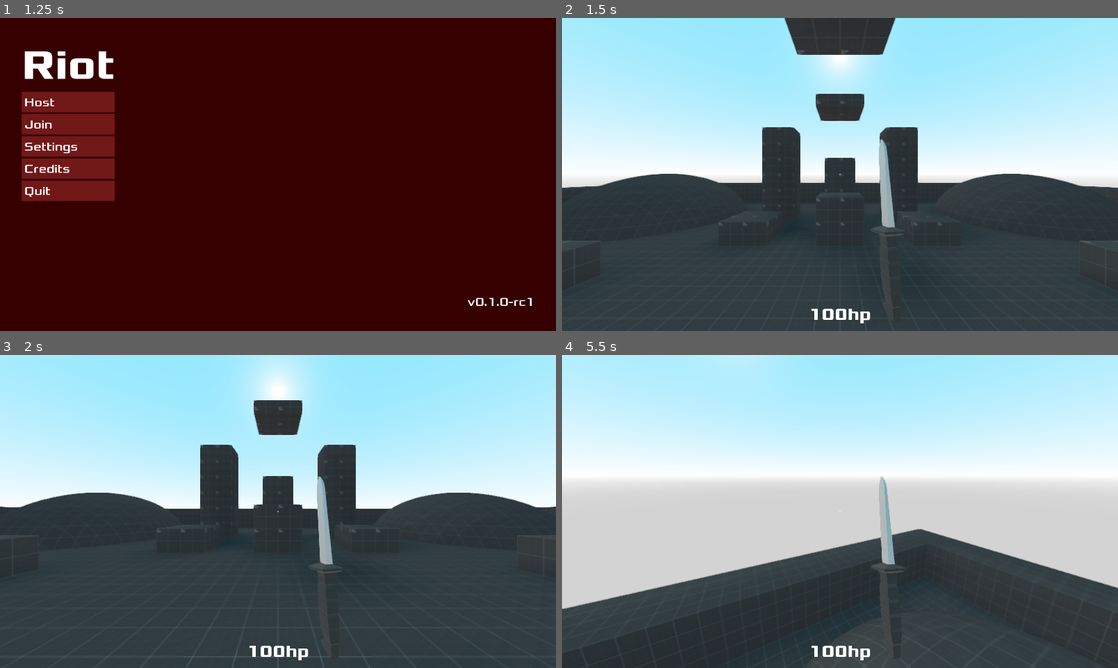
Above: before the commit, frames 1-4 (two rows, left to right).
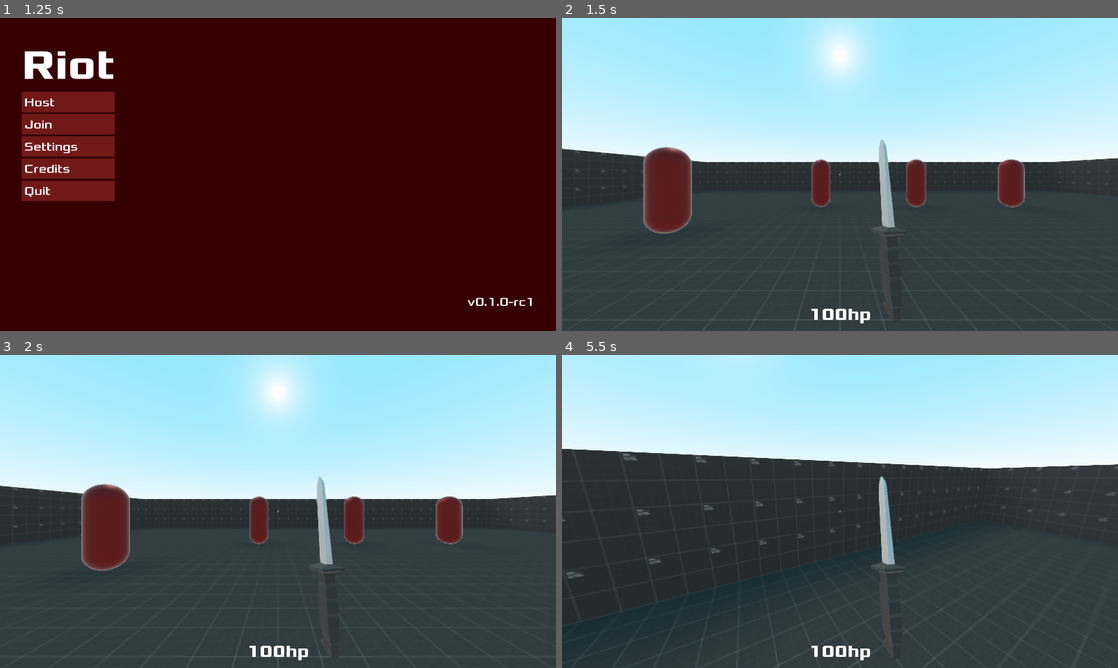
Above: after the commit, the same moments.

Repository: garhow/riot
Game: Godot game, scene res://scenes/main.tscn
Two runs of this game, one before a commit and one after it. Both use one fixed random seed, a clock stepped at 60 frames per second and the inputs below.
Inputs (mouse positions are in pixels of both pictures, inside the frame that each line leads up to):
- Up to frame 1 (1.25 s): tap Enter at 0.5 s; move the mouse to (400, 158) at 0.52 s; hold D (move_right) from 0.53 s (still down); right-click (400, 158) at 0.6 s; click (400, 158) at 0.67 s; tap Space (jump) at 0.77 s
- Up to frame 2 (1.5 s): release D (move_right) at 1.25 s; click "Host" at 1.25 s
- Up to frame 3 (2 s): no input
- Up to frame 4 (5.5 s): tap Space (jump) at 2, 2.27, 3.77, 4.52, 5.27 s; move the mouse to (812, 511) at 2.02 s; hold W (move_forward) from 2.03 s (still down); tap Ctrl (crouch) at 2.1, 5.1 s; move the mouse to (851, 505) at 2.77 s; click (851, 505) at 2.85 s; move the mouse to (834, 517) at 3.52 s; tap Shift (sneak) at 3.6 s; move the mouse to (878, 514) at 4.27 s; right-click (878, 514) at 4.35 s; move the mouse to (795, 508) at 5.02 s

Frame 1 is identical in both runs. In frame 2, 13% of the frame differs, in the area x 0-100%, y 0-100%; in frame 3, 9.2%; in frame 4, 35%, in the area x 0-100%, y 30-100%.

Commit message:
Add the new test_arena map

Diff:
--- a/src/scenes/autoload/game.gd
+++ b/src/scenes/autoload/game.gd
@@ -15,8 +15,9 @@
 ]
 
 var maps : Dictionary = {
-	"test_classic": preload("res://scenes/maps/test/classic.tscn"),
-	"test_practice": preload("res://scenes/maps/test/practice.tscn")
+	"test_arena": load("res://scenes/maps/test/arena.tscn"),
+	"test_classic": load("res://scenes/maps/test/classic.tscn"),
+	"test_practice": load("res://scenes/maps/test/practice.tscn")
 }
 
 func _ready():
--- /dev/null
+++ b/src/scenes/maps/test/arena.tscn
@@ -0,0 +1,187 @@
+[gd_scene load_steps=4 format=2]
+
+[ext_resource path="res://materials/generic/alt_wall.tres" type="Material" id=1]
+[ext_resource path="res://materials/generic/base.tres" type="Material" id=2]
+[ext_resource path="res://materials/generic/alt_base.tres" type="Material" id=3]
+
+[node name="Map" type="Spatial"]
+
+[node name="CSGCombiner" type="CSGCombiner" parent="."]
+snap = 0.0001
+use_collision = true
+
+[node name="Floor" type="CSGBox" parent="CSGCombiner"]
+width = 40.0
+depth = 40.0
+material = ExtResource( 2 )
+
+[node name="Center" type="CSGBox" parent="CSGCombiner"]
+transform = Transform( 1, 0, 0, 0, 1, 0, 0, 0, 1, 0, 4, 0 )
+width = 8.0
+height = 6.0
+depth = 8.0
+material = ExtResource( 1 )
+
+[node name="CSGBox" type="CSGBox" parent="CSGCombiner/Center"]
+transform = Transform( 1, 0, 0, 0, 1, 0, 0, 0, 1, 0, -1, 0 )
+operation = 2
+width = 4.0
+height = 4.0
+depth = 8.0
+material = ExtResource( 1 )
+
+[node name="CSGBox2" type="CSGBox" parent="CSGCombiner/Center"]
+transform = Transform( 1, 0, 0, 0, 1, 0, 0, 0, 1, 0, -1, 0 )
+operation = 2
+width = 8.0
+height = 4.0
+depth = 4.0
+material = ExtResource( 1 )
+
+[node name="Center2" type="CSGBox" parent="CSGCombiner"]
+transform = Transform( 1, 0, 0, 0, 1, 0, 0, 0, 1, 0, 10, 0 )
+width = 8.0
+height = 6.0
+depth = 8.0
+material = ExtResource( 1 )
+
+[node name="CSGBox" type="CSGBox" parent="CSGCombiner/Center2"]
+transform = Transform( 1, 0, 0, 0, 1, 0, 0, 0, 1, 0, -1, 0 )
+operation = 2
+width = 4.0
+height = 4.0
+depth = 8.0
+material = ExtResource( 1 )
+
+[node name="CSGBox2" type="CSGBox" parent="CSGCombiner/Center2"]
+transform = Transform( 1, 0, 0, 0, 1, 0, 0, 0, 1, 0, -1, 0 )
+operation = 2
+width = 8.0
+height = 4.0
+depth = 4.0
+material = ExtResource( 1 )
+
+[node name="Bridge" type="CSGBox" parent="CSGCombiner"]
+transform = Transform( 1, 0, 0, 0, 1, 0, 0, 0, 1, 0, 6.5, 0 )
+width = 40.0
+height = 1.0
+depth = 4.0
+material = ExtResource( 3 )
+
+[node name="CSGBox" type="CSGBox" parent="CSGCombiner/Bridge"]
+operation = 2
+width = 8.0
+depth = 4.0
+material = ExtResource( 3 )
+
+[node name="Bridge2" type="CSGBox" parent="CSGCombiner"]
+transform = Transform( -4.37114e-08, 0, -1, 0, 1, 0, 1, 0, -4.37114e-08, 0, 6.5, 0 )
+width = 40.0
+height = 1.0
+depth = 4.0
+material = ExtResource( 3 )
+
+[node name="CSGBox" type="CSGBox" parent="CSGCombiner/Bridge2"]
+operation = 2
+width = 8.0
+depth = 4.0
+material = ExtResource( 3 )
+
+[node name="Wall" type="CSGBox" parent="CSGCombiner"]
+transform = Transform( 1, 0, 0, 0, 1, 0, 0, 0, 1, 0, 4, 0 )
+width = 40.0
+height = 6.0
+depth = 40.0
+material = ExtResource( 1 )
+
+[node name="CSGBox" type="CSGBox" parent="CSGCombiner/Wall"]
+operation = 2
+width = 36.0
+height = 10.0
+depth = 36.0
+material = ExtResource( 1 )
+
+[node name="Ramp" type="CSGBox" parent="CSGCombiner"]
+transform = Transform( 1, 0, 0, 0, 1, 0, 0, 0, 1, -12, 4, -16 )
+width = 12.0
+height = 6.0
+depth = 4.0
+material = ExtResource( 3 )
+
+[node name="CSGBox" type="CSGBox" parent="CSGCombiner/Ramp"]
+transform = Transform( 0.866025, 0.5, 0, -0.5, 0.866025, 0, 0, 0, 1, 0, 3, 0 )
+operation = 2
+width = 18.0
+height = 6.0
+depth = 4.0
+material = ExtResource( 3 )
+
+[node name="Ramp2" type="CSGBox" parent="CSGCombiner"]
+transform = Transform( 1, 0, 0, 0, 1, 0, 0, 0, 1, -12, 4, 16 )
+width = 12.0
+height = 6.0
+depth = 4.0
+material = ExtResource( 3 )
+
+[node name="CSGBox" type="CSGBox" parent="CSGCombiner/Ramp2"]
+transform = Transform( 0.866025, 0.5, 0, -0.5, 0.866025, 0, 0, 0, 1, 0, 3, 0 )
+operation = 2
+width = 18.0
+height = 6.0
+depth = 4.0
+material = ExtResource( 3 )
+
+[node name="Ramp3" type="CSGBox" parent="CSGCombiner"]
+transform = Transform( -1, 0, -8.74228e-08, 0, 1, 0, 8.74228e-08, 0, -1, 12, 4, 16 )
+width = 12.0
+height = 6.0
+depth = 4.0
+material = ExtResource( 3 )
+
+[node name="CSGBox" type="CSGBox" parent="CSGCombiner/Ramp3"]
+transform = Transform( 0.866025, 0.5, 0, -0.5, 0.866025, 0, 0, 0, 1, 0, 3, 0 )
+operation = 2
+width = 18.0
+height = 6.0
+depth = 4.0
+material = ExtResource( 3 )
+
+[node name="Ramp4" type="CSGBox" parent="CSGCombiner"]
+transform = Transform( -1, 0, -8.74228e-08, 0, 1, 0, 8.74228e-08, 0, -1, 12, 4, -16 )
+width = 12.0
+height = 6.0
+depth = 4.0
+material = ExtResource( 3 )
+
+[node name="CSGBox" type="CSGBox" parent="CSGCombiner/Ramp4"]
+transform = Transform( 0.866025, 0.5, 0, -0.5, 0.866025, 0, 0, 0, 1, 0, 3, 0 )
+operation = 2
+width = 18.0
+height = 6.0
+depth = 4.0
+material = ExtResource( 3 )
+
+[node name="Spawns" type="Spatial" parent="."]
+transform = Transform( 1, 0, 0, 0, 1, 0, 0, 0, 1, 0, 2, 0 )
+
+[node name="Spawn" type="Position3D" parent="Spawns"]
+
+[node name="Spawn2" type="Position3D" parent="Spawns"]
+transform = Transform( 1, 0, 0, 0, 1, 0, 0, 0, 1, -4, 0, 0 )
+
+[node name="Spawn3" type="Position3D" parent="Spawns"]
+transform = Transform( 1, 0, 0, 0, 1, 0, 0, 0, 1, 4, 0, 0 )
+
+[node name="Spawn4" type="Position3D" parent="Spawns"]
+transform = Transform( -4.37114e-08, 0, 1, 0, 1, 0, -1, 0, -4.37114e-08, 1.74846e-07, 0, 4 )
+
+[node name="Spawn5" type="Position3D" parent="Spawns"]
+transform = Transform( -4.37114e-08, 0, 1, 0, 1, 0, -1, 0, -4.37114e-08, -1.74846e-07, 0, -4 )
+
+[node name="Sun" type="DirectionalLight" parent="."]
+transform = Transform( 0.464833, -0.8384, -0.284633, -0.309976, -0.455228, 0.834675, -0.829365, -0.299755, -0.471488, -5.98475, 19.2049, -26.5339 )
+light_color = Color( 0.839216, 0.803922, 0.713726, 1 )
+light_bake_mode = 2
+shadow_enabled = true
+directional_shadow_blend_splits = true
+directional_shadow_max_distance = 512.0
--- a/src/scenes/weapons/shotgun.tscn
+++ b/src/scenes/weapons/shotgun.tscn
@@ -47,7 +47,6 @@
 }
 
 [sub_resource type="ArrayMesh" id=3]
-resource_name = "Pump Handle"
 surfaces/0 = {
 "aabb": AABB( -0.959877, -0.916667, -0.916667, 1.91975, 1.83333, 1.83333 ),
 "array_data": PoolByteArray( 1, 0, 96, 191, 0, 0, 0, 191, 1, 0, 0, 63, 137, 227, 29, 0, 233, 121, 28, 127, 0, 54, 0, 60 …(36828 unchanged characters)…
@@ -62,7 +61,6 @@
 }
 
 [sub_resource type="ArrayMesh" id=4]
-resource_name = "Trigger Guard"
 surfaces/0 = {
 "aabb": AABB( -1.59028, -0.0795705, -1.7619, 3.33316, 0.159151, 2.7619 ),
 "array_data": PoolByteArray( 0, 94, 119, 191, 198, 245, 162, 61, 109, 76, 45, 62, 233, 124, 9, 0, 84, 249, 130, 191, 21 …(24195 unchanged characters)…
@@ -77,7 +75,6 @@
 }
 
 [sub_resource type="ArrayMesh" id=5]
-resource_name = "Trigger"
 surfaces/0 = {
 "aabb": AABB( -0.988351, -0.0905327, -1.19918, 1.46491, 0.181075, 2.12306 ),
 "array_data": PoolByteArray( 42, 10, 8, 191, 42, 105, 185, 61, 243, 4, 53, 191, 0, 127, 0, 0, 127, 0, 0, 129, 0, 0, 0,  …(11839 unchanged characters)…
@@ -92,7 +89,6 @@
 }
 
 [sub_resource type="Animation" id=6]
-resource_name = "Fire"
 length = 0.5
 step = 0.05
 tracks/0/type = "value"
@@ -145,7 +141,6 @@
 }
 
 [sub_resource type="Animation" id=7]
-resource_name = "Pump"
 length = 0.6
 step = 0.05
 tracks/0/type = "value"
--- /dev/null
+++ b/src/shaders/outline.shader
@@ -0,0 +1,136 @@
+// Outline shader by João Marinheiro
+
+shader_type spatial;
+render_mode depth_draw_never, depth_test_disable, unshaded;
+
+uniform float color_outline_scale = 2.0; // Size of color outlines
+uniform float depth_outline_scale = 2.0; // Size of depth outlines
+uniform float depth_threshold : hint_range(0,10) = 2.5; // Controls sensitivity to depth changes (lower values mean more outlines, but more artifacts too)
+uniform float depth_multiplier = 1000.0; // Multiplier for depth values
+uniform float edge_threshold : hint_range(0,1) = 0.04; // General threshold for values to be considered as edges
+uniform float max_edge_alpha : hint_range(0,1) = 0.8; // Max edge alpha, lower values means edges blend more with background
+uniform float edge_alpha_multiplier = 3.0; // General multiplier for edge alpha value, higher values mean harder edges
+
+uniform vec4 edge_color : hint_color = vec4(0,0,0,1); // Outlines color
+uniform sampler2D bgTex : hint_albedo; // BG texture
+
+uniform bool depth_use_laplace = true; // Sets depth edges to use the laplace operator instead of sobel
+uniform bool color_use_laplace = false; // Sets color edges to use the laplace operator instead of sobel
+uniform bool use_bg_texture = false; // Sets shader to use render the BG behind the edges
+
+varying mat4 CAMERA;
+
+void vertex() {
+	POSITION = vec4(VERTEX, 1.0);
+	CAMERA = CAMERA_MATRIX;
+}
+
+float getDepthVal(sampler2D depthTex, vec2 depthUV, mat4 invProjMat) {
+	float depth = texture(depthTex, depthUV).r;
+	return depth;
+}
+
+void fragment() {
+	float halfScaleFloor_c = floor(color_outline_scale * 0.5);
+	float halfScaleCeil_c = ceil(color_outline_scale * 0.5);
+	float halfScaleFloor_d = floor(depth_outline_scale * 0.5);
+	float halfScaleCeil_d = ceil(depth_outline_scale * 0.5);
+	vec2 texelSize = vec2(1.0/VIEWPORT_SIZE.x, 1.0/VIEWPORT_SIZE.y);
+
+	vec2 bottomLeftUV_c = SCREEN_UV - vec2(texelSize.x, texelSize.y) * halfScaleFloor_c;
+	vec2 topRightUV_c = SCREEN_UV + vec2(texelSize.x, texelSize.y) * halfScaleCeil_c;
+	vec2 topUV_c = SCREEN_UV + vec2(0.0, texelSize.y * halfScaleCeil_c);
+	vec2 bottomUV_c = SCREEN_UV + vec2(0.0, -texelSize.y * halfScaleFloor_c);
+	vec2 rightUV_c = SCREEN_UV + vec2(texelSize.x * halfScaleCeil_c, 0.0);
+	vec2 leftUV_c = SCREEN_UV + vec2(-texelSize.x * halfScaleFloor_c, 0.0);
+	vec2 bottomRightUV_c = SCREEN_UV + vec2(texelSize.x * halfScaleCeil_c, -texelSize.y * halfScaleFloor_c);
+	vec2 topLeftUV_c = SCREEN_UV + vec2(-texelSize.x * halfScaleFloor_c, texelSize.y * halfScaleCeil_c);
+	vec2 centerUV_c = SCREEN_UV;
+
+	vec2 bottomLeftUV_d = SCREEN_UV - vec2(texelSize.x, texelSize.y) * halfScaleFloor_d;
+	vec2 topRightUV_d = SCREEN_UV + vec2(texelSize.x, texelSize.y) * halfScaleCeil_d;
+	vec2 topUV_d = SCREEN_UV + vec2(0.0, texelSize.y * halfScaleCeil_d);
+	vec2 bottomUV_d = SCREEN_UV + vec2(0.0, -texelSize.y * halfScaleFloor_d);
+	vec2 rightUV_d = SCREEN_UV + vec2(texelSize.x * halfScaleCeil_d, 0.0);
+	vec2 leftUV_d = SCREEN_UV + vec2(-texelSize.x * halfScaleFloor_d, 0.0);
+	vec2 bottomRightUV_d = SCREEN_UV + vec2(texelSize.x * halfScaleCeil_d, -texelSize.y * halfScaleFloor_d);
+	vec2 topLeftUV_d = SCREEN_UV + vec2(-texelSize.x * halfScaleFloor_d, texelSize.y * halfScaleCeil_d);
+	vec2 centerUV_d = SCREEN_UV;
+
+	float d0 = getDepthVal(DEPTH_TEXTURE, topLeftUV_d, INV_PROJECTION_MATRIX);
+	float d1 = getDepthVal(DEPTH_TEXTURE, topUV_d, INV_PROJECTION_MATRIX);
+	float d2 = getDepthVal(DEPTH_TEXTURE, topRightUV_d, INV_PROJECTION_MATRIX);
+	float d3 = getDepthVal(DEPTH_TEXTURE, leftUV_d, INV_PROJECTION_MATRIX);
+	float d4 = getDepthVal(DEPTH_TEXTURE, centerUV_d, INV_PROJECTION_MATRIX);
+	float d5 = getDepthVal(DEPTH_TEXTURE, rightUV_d, INV_PROJECTION_MATRIX);
+	float d6 = getDepthVal(DEPTH_TEXTURE, bottomLeftUV_d, INV_PROJECTION_MATRIX);
+	float d7 = getDepthVal(DEPTH_TEXTURE, bottomUV_d, INV_PROJECTION_MATRIX);
+	float d8 = getDepthVal(DEPTH_TEXTURE, bottomRightUV_d, INV_PROJECTION_MATRIX);
+
+	float edgeDepth = 0.0;
+	if (depth_use_laplace) {
+		 edgeDepth = (8.0 * d4 - (d0+d1+d2+d3+d5+d6+d7+d8)) * depth_multiplier;
+	}
+	else {
+		float d_sobel_edge_h = (d2 + (2.0*d5) + d8 - (d0 + (2.0*d3) + d6)) / 4.0;
+  		float d_sobel_edge_v = (d0 + (2.0*d1) + d2 - (d6 + (2.0*d7) + d8)) / 4.0;
+		edgeDepth = sqrt((d_sobel_edge_h * d_sobel_edge_h) + (d_sobel_edge_v * d_sobel_edge_v)) * depth_multiplier;
+	}
+
+
+	float depthThreshold = depth_threshold * d0;
+	edgeDepth = smoothstep(depthThreshold-depthThreshold/5.0, depthThreshold, edgeDepth);
+
+	float edgeVal = edgeDepth;
+
+	vec4 n0 = texture(SCREEN_TEXTURE, topLeftUV_c);
+	vec4 n1 = texture(SCREEN_TEXTURE, topUV_c);
+	vec4 n2 = texture(SCREEN_TEXTURE, topRightUV_c);
+	vec4 n3 = texture(SCREEN_TEXTURE, leftUV_c);
+	vec4 n4 = texture(SCREEN_TEXTURE, centerUV_c);
+	vec4 n5 = texture(SCREEN_TEXTURE, rightUV_c);
+	vec4 n6 = texture(SCREEN_TEXTURE, bottomLeftUV_c);
+	vec4 n7 = texture(SCREEN_TEXTURE, bottomUV_c);
+	vec4 n8 = texture(SCREEN_TEXTURE, bottomRightUV_c);
+
+
+	float color_edge;
+
+	if (color_use_laplace) {
+		vec4 laplace_edge = (8.0 * n4 - (n0+n1+n2+n3+n5+n6+n7+n8));
+		color_edge = laplace_edge.r;
+		color_edge += laplace_edge.g;
+    	color_edge +=  laplace_edge.b;
+    	color_edge /= 3.0;
+	}
+	else {
+		vec4 sobel_edge_h = (n2 + (2.0*n5) + n8 - (n0 + (2.0*n3) + n6)) / 4.0;
+		vec4 sobel_edge_v = (n0 + (2.0*n1) + n2 - (n6 + (2.0*n7) + n8)) / 4.0;
+		vec4 sobel = sqrt((sobel_edge_h * sobel_edge_h) + (sobel_edge_v * sobel_edge_v));
+		color_edge = sobel.r;
+		color_edge += sobel.g;
+		color_edge +=  sobel.b;
+		color_edge /= 3.0;
+	}
+
+	edgeVal = max(edgeVal, color_edge);
+
+	if (edgeVal > edge_threshold) {
+		if (use_bg_texture) {
+			ALBEDO = edge_color.rgb * texture(bgTex, SCREEN_UV).rgb;
+		}
+		else {
+			ALBEDO = edge_color.rgb;
+			ALPHA = min(max_edge_alpha,edgeVal * edge_alpha_multiplier);
+		}
+
+	}
+	else {
+		if (use_bg_texture) {
+			ALBEDO = texture(bgTex, SCREEN_UV).rgb;
+		}
+		else {
+			ALPHA = 0.0;
+		}
+	}
+}
--- a/src/shaders/sobel.shader
+++ /dev/null
@@ -1,14 +0,0 @@
-shader_type canvas_item;
-
-void fragment() {
-    vec3 col = -8.0 * texture(TEXTURE, UV).xyz;
-    col += texture(TEXTURE, UV + vec2(0.0, SCREEN_PIXEL_SIZE.y)).xyz;
-    col += texture(TEXTURE, UV + vec2(0.0, -SCREEN_PIXEL_SIZE.y)).xyz;
-    col += texture(TEXTURE, UV + vec2(SCREEN_PIXEL_SIZE.x, 0.0)).xyz;
-    col += texture(TEXTURE, UV + vec2(-SCREEN_PIXEL_SIZE.x, 0.0)).xyz;
-    col += texture(TEXTURE, UV + SCREEN_PIXEL_SIZE.xy).xyz;
-    col += texture(TEXTURE, UV - SCREEN_PIXEL_SIZE.xy).xyz;
-    col += texture(TEXTURE, UV + vec2(-SCREEN_PIXEL_SIZE.x, SCREEN_PIXEL_SIZE.y)).xyz;
-    col += texture(TEXTURE, UV + vec2(SCREEN_PIXEL_SIZE.x, -SCREEN_PIXEL_SIZE.y)).xyz;
-    COLOR.xyz = col;
-}
--- a/src/shaders/toon.shader
+++ /dev/null
@@ -1,209 +0,0 @@
-// Complete Toon Shader by eldskald from godotshaders.com
-
-shader_type spatial;
-render_mode depth_draw_always; // Remove this line if you're not on the transparency pipeline.
-
-uniform vec4 albedo : hint_color = vec4(1.0);
-uniform sampler2D texture_albedo : hint_albedo;
-
-// Diffuse curve. This is, in my opinion, what defines a toon shader. A
-// photo-realistic shader should have a linear curve starting at 0 and
-// finishing at 1, and a toon shader should start at 0 and get to 1 almost
-// instantaneously. The length of this transition is its smoothing, working
-// the same way as the specular and rim light smoothing uniforms. Another
-// common curve is to make it a staircase, which would result in multiple
-// shading bands. Check the video for a more detailed explanation.
-uniform sampler2D diffuse_curve : hint_white;
-
-// Specular light uniforms. Set specular to zero to turn off the effect.
-// The texture map uses the red channel for the specular value, green for amount
-// and blue for smoothness.
-uniform float specular : hint_range(0,1) = 0.5;
-uniform float specular_amount : hint_range(0,1) = 0.5;
-uniform float specular_smoothness : hint_range(0,1) = 0.05;
-uniform sampler2D texture_specular : hint_white;
-
-// Rim light uniforms. Set rim to zero to turn off the effect.
-// The texture map uses the red channel for the rim value, green for rim amount
-// and blue for smoothness.
-uniform float rim : hint_range(0,1) = 0.5;
-uniform float rim_amount : hint_range(0,1) = 0.2;
-uniform float rim_smoothness : hint_range(0,1) = 0.05;
-uniform sampler2D texture_rim : hint_white;
-
-// Roughness and metallic here are only for reflection purposes if you are
-// using SS reflections or want the sky reflected on your material. In most
-// cases you don't want to change those, but you can try them. The surface
-// texture maps the red channel to roughness and the green channel to metallic.
-uniform float metallic : hint_range(0,1) = 0.0;
-uniform float roughness : hint_range(0,1) = 1.0;
-uniform sampler2D texture_surface : hint_white;
-
-// Emission from base code.
-uniform vec4 emission : hint_color = vec4(0.0, 0.0, 0.0, 1.0);
-uniform float emission_energy = 1.0;
-uniform sampler2D texture_emission : hint_black_albedo;
-
-// Normal map from base code.
-uniform float normal_scale : hint_range(-16,16) = 1.0;
-uniform sampler2D texture_normal : hint_normal;
-
-// Depth map from base code.
-uniform float depth_scale = 0.0;
-uniform int depth_min_layers = 8;
-uniform int depth_max_layers = 32;
-uniform bool flip_tangent = false;
-uniform bool flip_binormal = false;
-uniform sampler2D texture_depth : hint_black;
-
-// Ambient occlusion from base code.
-uniform float ao_light_affect: hint_range(0,1) = 0.0;
-uniform sampler2D ao_map : hint_white;
-
-// Anisotropy from base code.
-uniform float anisotropy_ratio: hint_range(-1,1) = 0.0;
-uniform vec3 anisotropy_direction = vec3(0.0, -1.0, 0.0);
-uniform float aniso_map_dir_ratio: hint_range(0,1) = 0.0;
-uniform sampler2D anisotropy_flowmap : hint_aniso;
-
-// Subsurface scattering, from base code.
-uniform float subsurface_scattering : hint_range(0,1) = 0.0;
-uniform sampler2D texture_sss : hint_white;
-
-// Transmission, from base code.
-uniform vec4 transmission : hint_color = vec4(0.0, 0.0, 0.0, 1.0);
-uniform sampler2D texture_transmission : hint_black;
-
-// Refraction from base code.
-uniform float refraction : hint_range(-16,16) = 0.00;
-const vec4 refraction_texture_channel = vec4(1.0, 0.0, 0.0, 0.0); // Refraction channel is set to red.
-uniform sampler2D texture_refraction;
-
-// UV scale and offset from base code.
-uniform vec2 uv_scale = vec2(1,1);
-uniform vec2 uv_offset = vec2(0,0);
-
-
-
-// Vertex function to deal with UV scale and offset, straight out of base code.
-void vertex() {
-	UV = UV * uv_scale.xy + uv_offset.xy;
-}
-
-
-
-void fragment() {
-	vec2 base_uv = UV;
-
-	// Depth from base code, with deep parallax enabled. Slightly modified so that
-	// black are deeps and white are peaks, as well as turning depth flip into bools.
-	// It is very intense on the GPU, so keep depth scale at zero to turn this off.
-	if (depth_scale != 0.0) {
-		vec2 depth_flip = vec2(flip_tangent ? -1.0 : 1.0, flip_binormal ? -1.0 : 1.0);
-		vec3 view_dir = normalize(normalize(-VERTEX)*mat3(TANGENT*depth_flip.x,-BINORMAL*depth_flip.y,NORMAL));
-		float num_layers = mix(float(depth_max_layers),float(depth_min_layers), abs(dot(vec3(0.0, 0.0, 1.0), view_dir)));
-		float layer_depth = 1.0 / num_layers;
-		float current_layer_depth = 0.0;
-		vec2 P = view_dir.xy * depth_scale;
-		vec2 delta = P / num_layers;
-		vec2  ofs = base_uv;
-		float depth = 1.0 - textureLod(texture_depth, ofs,0.0).r;
-		float current_depth = 0.0;
-		while(current_depth < depth) {
-			ofs -= delta;
-			depth = 1.0 - textureLod(texture_depth, ofs,0.0).r;
-			current_depth += layer_depth;
-		}
-		vec2 prev_ofs = ofs + delta;
-		float after_depth  = depth - current_depth;
-		float before_depth = 1.0 - textureLod(texture_depth, prev_ofs, 0.0).r - current_depth + layer_depth;
-		float weight = after_depth / (after_depth - before_depth);
-		ofs = mix(ofs,prev_ofs,weight);
-		base_uv=ofs;
-	}
-
-	ROUGHNESS = roughness * texture(texture_surface, base_uv).r;
-	METALLIC = metallic * texture(texture_surface, base_uv).g;
-
-	// Normal map, straight out of base code.
-	NORMALMAP = texture(texture_normal, base_uv).rgb;
-	NORMALMAP_DEPTH = normal_scale;
-
-	// Ambient occlusion, straight out of base code on the red channel.
-	AO = texture(ao_map, base_uv).r;
-	AO_LIGHT_AFFECT = ao_light_affect;
-
-	// Emission, straight out of base code with additive mode.
-	EMISSION = (emission.rgb + texture(texture_emission, base_uv).rgb) * emission_energy;
-
-	// Subsurface scattering, straight out of base code. I put it on the transparency
-	// shader because it is a transparency effect, but it actually doesn't work if the
-	// object is on the transparent pipeline. If you want to use that effect, comment
-	// out the refraction code and leave the alpha value commented out as well.
-	SSS_STRENGTH = subsurface_scattering * texture(texture_sss, base_uv).r;
-
-	// Transmission, straight out of base code. It works best when on the
-	// transparent pipeline or with shadows disabled, just make sure it is
-	// not showing its own shadow on its back.
-	TRANSMISSION = transmission.rgb + texture(texture_transmission, base_uv).rgb;
-
-	// Refraction, slightly modified. It doesn't actually uses the alpha value, instead
-	// it reads from the screen texture in order to distort the image to make refraction.
-	// This means nothing else that reads from it will appear through it, and things on the
-	// alpha channel also have troubles showing behind them. If you want to disable refraction
-	// and just use the alpha channel, just take out all of the following uncommented lines
-	// and uncomment the commented ones.
-	vec3 normal = normalize(mix(NORMAL,TANGENT*NORMALMAP.x + BINORMAL*NORMALMAP.y + NORMAL*NORMALMAP.z,NORMALMAP_DEPTH));
-	vec2 ref_ofs = SCREEN_UV - normal.xy * dot(texture(texture_refraction, base_uv), refraction_texture_channel) * refraction;
-	float ref_amount = 1.0 - albedo.a * texture(texture_albedo, UV).a;
-	EMISSION += textureLod(SCREEN_TEXTURE, ref_ofs, 0.0).rgb * ref_amount;
-	ALBEDO = (1.0 - ref_amount) * albedo.rgb * texture(texture_albedo, UV).rgb;
-	ALPHA = 1.0;
-//	ALBEDO = albedo.rgb * texture(texture_albedo, UV).rgb;
-//	ALPHA = albedo.a * texture(texture_albedo, UV).a;
-}
-
-
-
-const float PI = 3.14159265358979323846;
-
-void light() {
-	// Let's start by incorporating specular and rim textures. Pay attention to
-	// the channels and what each value does.
-	float spec_value = specular * texture(texture_specular, UV).r;
-	float spec_gloss = pow(2.0, 8.0 * (1.0 - specular_amount * texture(texture_specular, UV).g));
-	float spec_smooth = specular_smoothness * texture(texture_specular, UV).b;
-	float rim_value = rim * texture(texture_rim, UV).r;
-	float rim_width = rim_amount * texture(texture_rim, UV).g;
-	float rim_smooth = rim_smoothness * texture(texture_rim, UV).b;
-
-	// Diffuse part. We take the dot product between light and normal, multiply it by attenuation
-	// and apply it to the diffuse curve. This means the diffuse curve gets to do the dot product
-	// smoothing, set multiple light bands each with its own tone and smoothing, etc etc. I reccomend
-	// using the gradient tool to make a curve, since it gives you control of each point's position
-	// and color with precision. The curve tool works too, it gives you control of different
-	// interpolation methods but you have less control over each point's exact position and value.
-	vec3 litness = texture(diffuse_curve, vec2(dot(LIGHT, NORMAL), 0.0)).r * ATTENUATION;
-	DIFFUSE_LIGHT += ALBEDO * LIGHT_COLOR * (litness + TRANSMISSION * (ATTENUATION - litness));
-
-	// Specular part. We use the Blinn-Phong specular calculations with a smoothstep
-	// function to toonify. Mess with the specular uniforms to see what each one does.
-	// It also deals with anisotropy. If you want to remove anisotropy calculations,
-	// remove flowchart, aniso_dir, aniso and replace spec by dot(NORMAL, half).
-	vec3 half = normalize(VIEW + LIGHT);
-	vec3 flowchart = (texture(anisotropy_flowmap, UV).rgb * 2.0 - 1.0);
-	vec3 aniso_dir = mix(normalize(anisotropy_direction), flowchart, aniso_map_dir_ratio);
-	float aniso = max(0, sin(dot(normalize(NORMAL + aniso_dir), half) * PI));
-	float spec = mix(dot(NORMAL, half), aniso, anisotropy_ratio * texture(anisotropy_flowmap, UV).a);
-	float spec_intensity = pow(spec, spec_gloss * spec_gloss);
-	spec_intensity = smoothstep(0.05, 0.05 + spec_smooth, spec_intensity);
-	SPECULAR_LIGHT += LIGHT_COLOR * spec_value * spec_intensity * litness;
-
-	// Rim part. We use the view and normal vectors only to find out if we're looking
-	// at a pixel from the edge of the object or not. We add the final value to specular
-	// light values so that Godot treats it as specular.
-	float rim_dot = 1.0 - dot(NORMAL, VIEW);
-	float rim_threshold = pow((1.0 - rim_width), dot(LIGHT, NORMAL));
-	float rim_intensity = smoothstep(rim_threshold - rim_smooth/2.0, rim_threshold + rim_smooth/2.0, rim_dot);
-	SPECULAR_LIGHT += LIGHT_COLOR * rim_value * rim_intensity * litness;
-}
